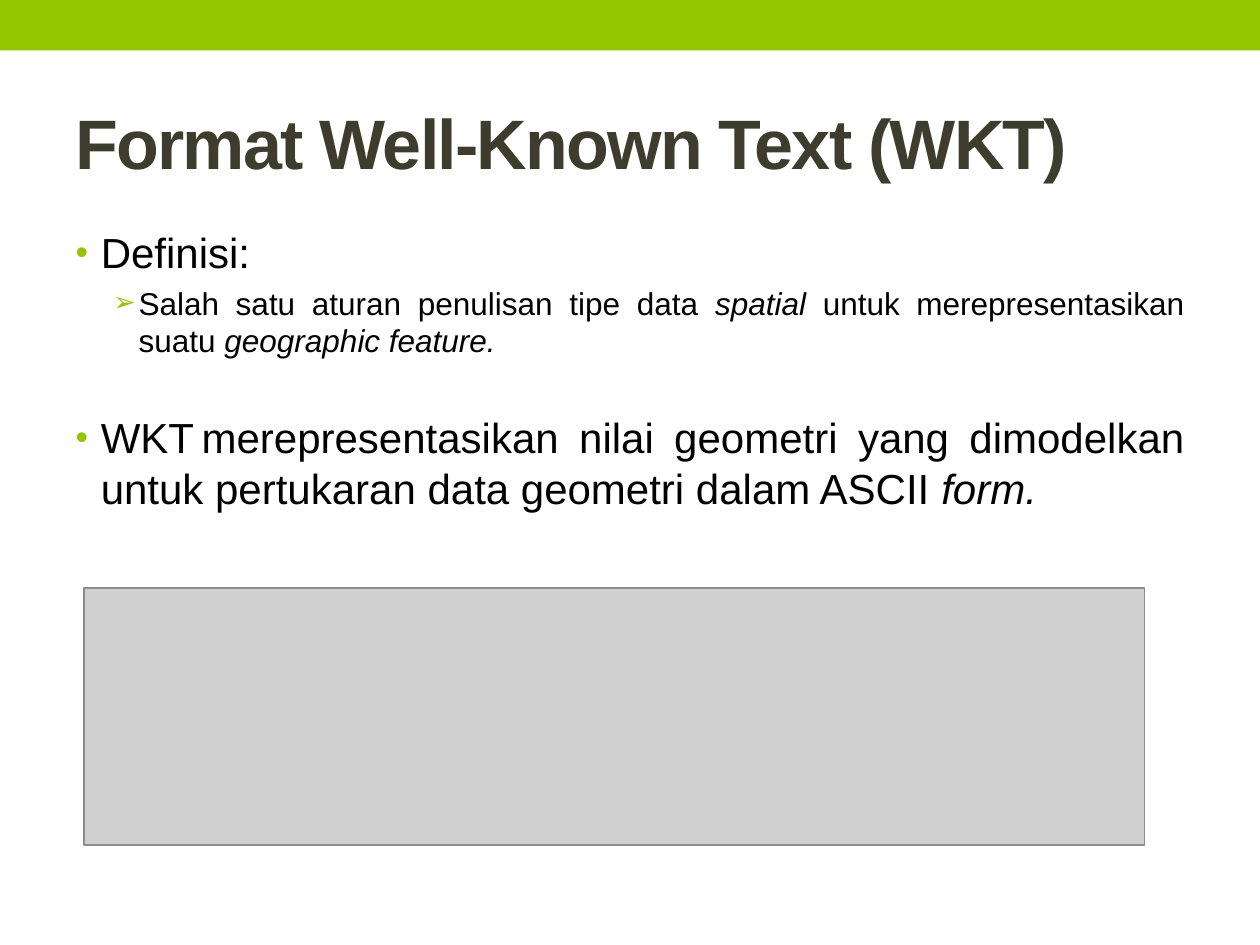
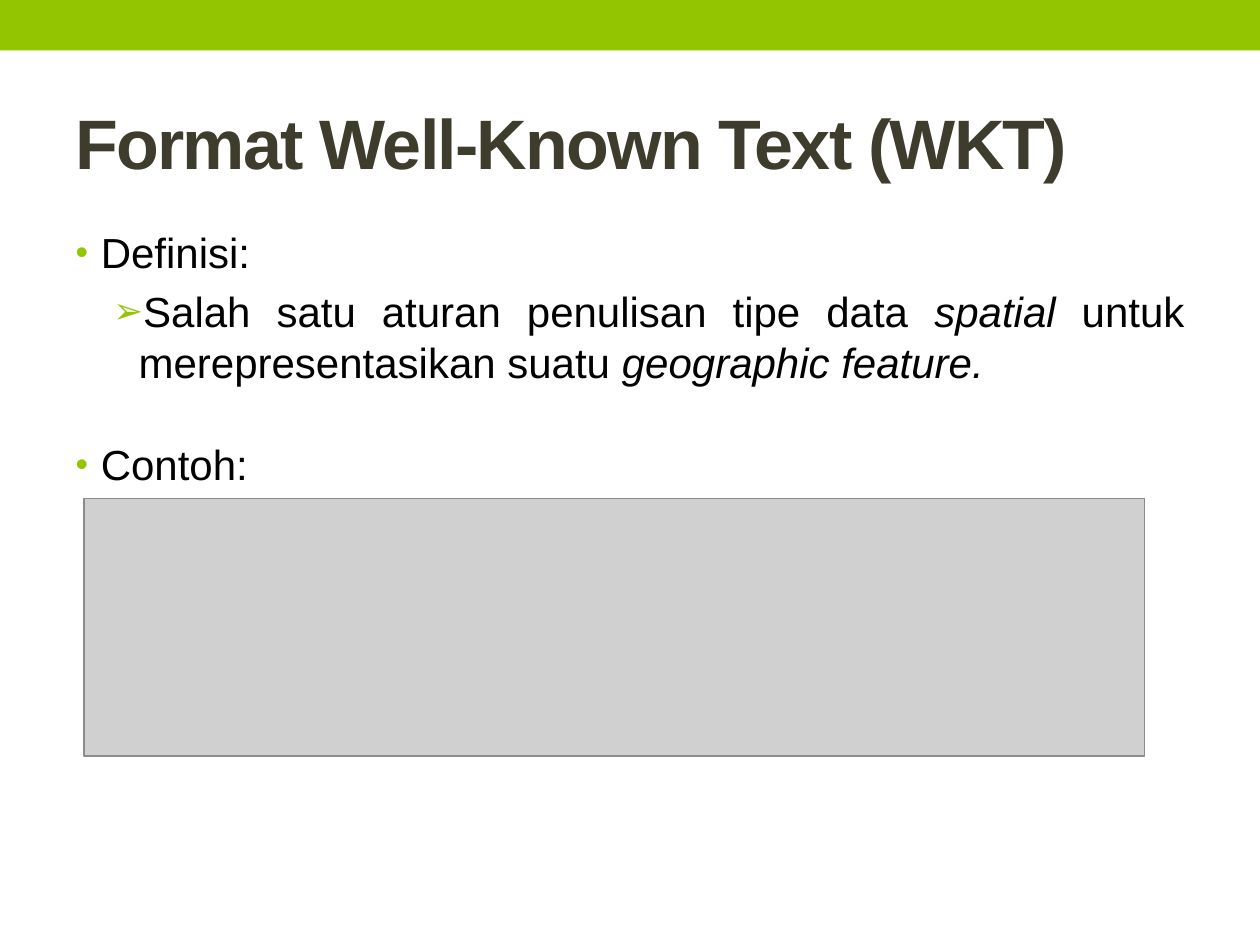
Before and after one commit to TommyAdhityaThe/Skripsi, a slide deck: slide 32 of doc/Presentasi/Review.pptx (slide 38 before the commit). Drawn at 1260x945 pixels with LibreOffice and Linux fonts; fonts in the diff are those of the drawing; grey boxes stand for pictures. Boxes give left, top, right and bottom in pixels: in the first picture for what was removed or moved away, otherwise in the second. Text is boxed around its words. In the diff, an @@ line names an element or a change of style, - is before the commit and + after.

```diff
--- a/doc/Presentasi/Review.pptx
+++ b/doc/Presentasi/Review.pptx
@@ text at bbox=[139, 296, 1185, 386]: size 18 to 24 pt in "Salah satu aturan penulisan tipe data spatial ..."; more space between paragraphs @@
@@ text at bbox=[101, 449, 248, 481]: text changed @@
-• WKT merepresentasikan nilai geometri yang dimodelkan untuk pertukaran data geometri dalam ASCII form.
+• Contoh:
@@ picture: place and size @@
-picture at bbox=[84, 588, 1145, 845]
+picture at bbox=[84, 499, 1145, 756]
```
Also in this commit, not shown: 24 other slides changed, 22 slides added, 11 slides removed, 18 other files.
